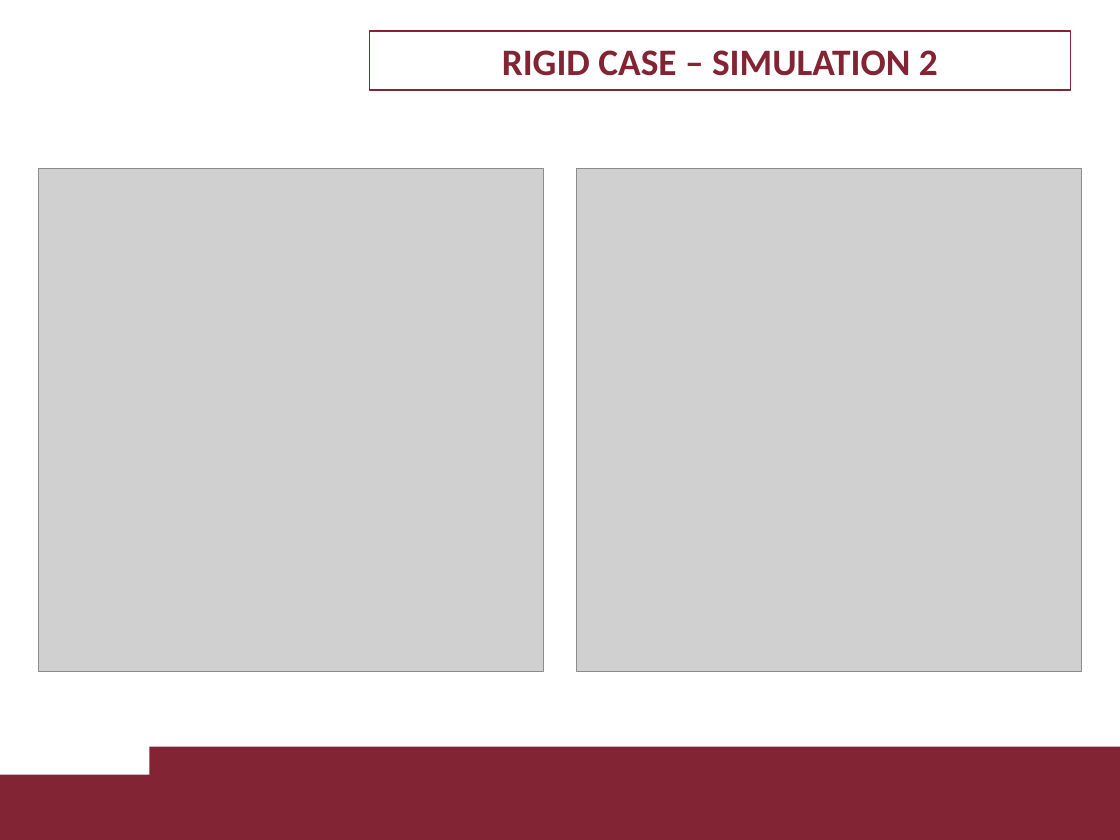
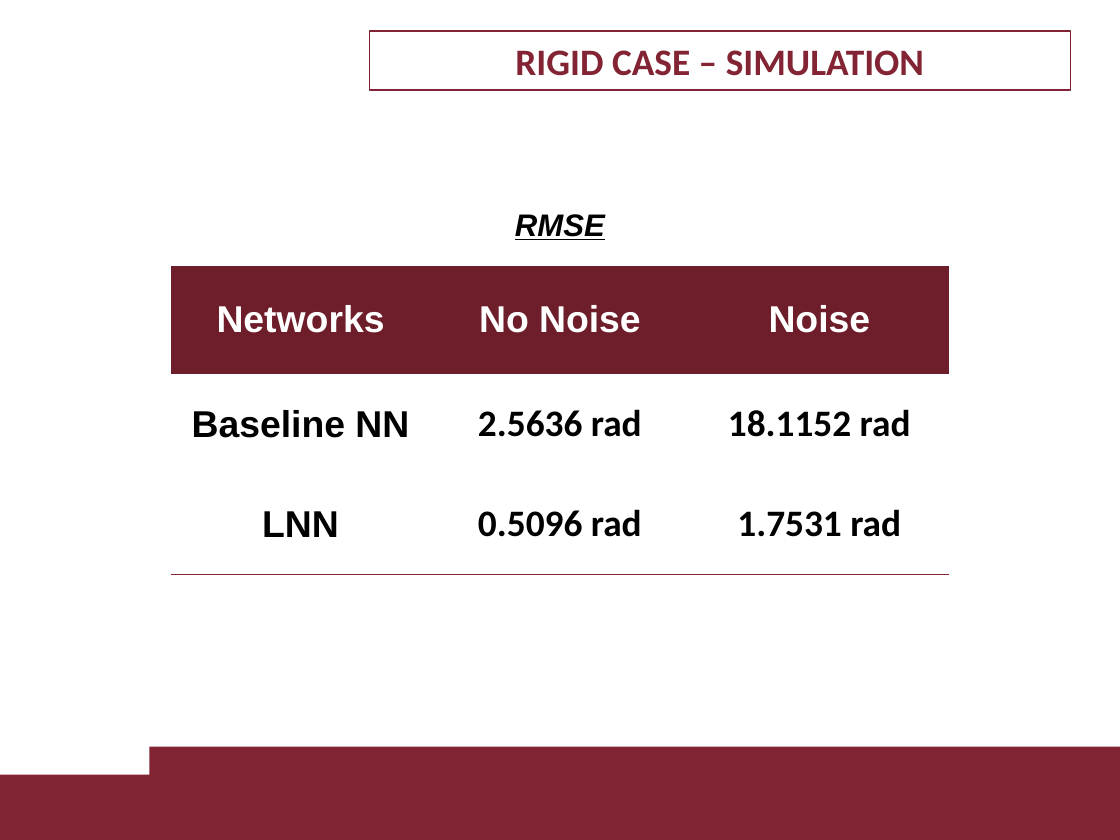
Before and after one commit to LorCir28/lagrangian_neural_network_with_PDcontroller_gravity_cancellation, a slide deck: slide 15 of 1895955_1884561 project/presentation/1895955_1884561.pptx. Drawn at 1120x840 pixels with LibreOffice and Linux fonts; fonts in the diff are those of the drawing; grey boxes stand for pictures; background and template pictures are left out. Boxes give left, top, right and bottom in pixels: in the first picture for what was removed or moved away, otherwise in the second. Text is boxed around its words. In the diff, an @@ line names an element or a change of style, - is before the commit and + after.

```diff
--- a/1895955_1884561 project/presentation/1895955_1884561.pptx
+++ b/1895955_1884561 project/presentation/1895955_1884561.pptx
@@ text in rectangle at [515,50,924,76]: text changed @@
-RIGID CASE – SIMULATION 2
+RIGID CASE – SIMULATION
@@ picture removed at [38,169,543,672] @@
@@ picture removed at [577,169,1082,672] @@
@@ text added at [515,214,605,240], 20 pt, text #000000, bold, italic, underline @@
+RMSE
@@ table added at [171,265,951,575], 3 rows, 3 columns @@
+Networks | No Noise | Noise
+Baseline NN | 2.5636 rad | 18.1152 rad
+LNN | 0.5096 rad | 1.7531 rad
```
Also in this commit, not shown: 6 other slides changed, 6 slides added, 6 slides removed, 20 other files.
